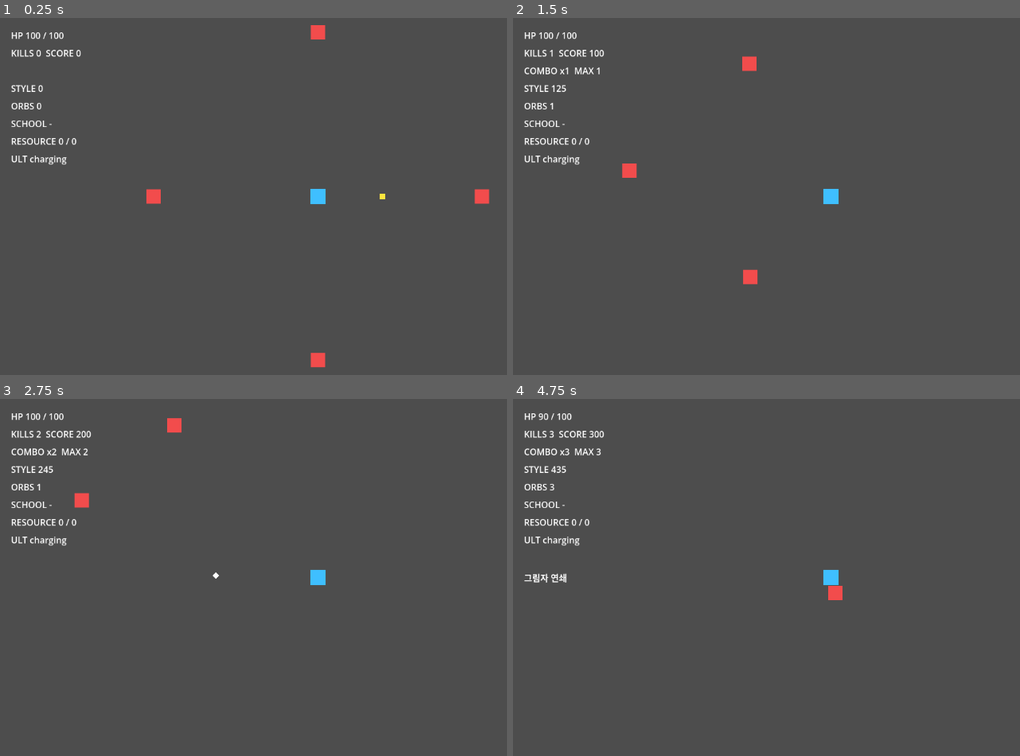
Above: before the commit, frames 1-4 (two rows, left to right).
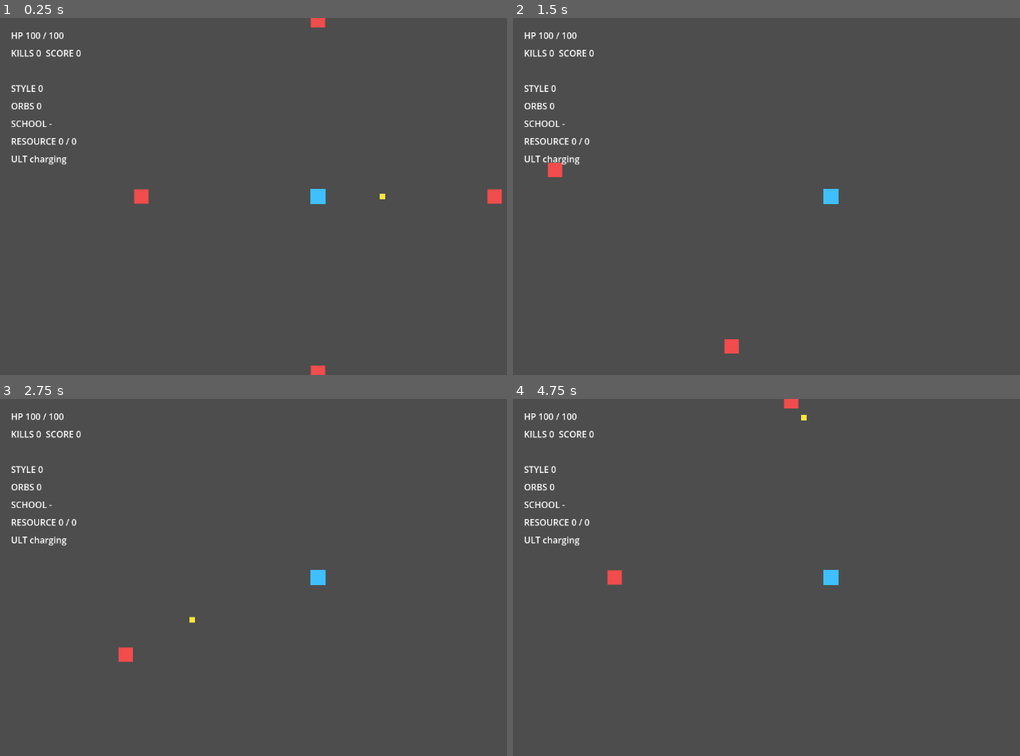
Above: after the commit, the same moments.

Repository: alsdmlals4-eng/ninja-survival-godot
Game: Godot game, scene res://scenes/main/main_scene.tscn
Same seed, same stepped clock (60 frames per second), same inputs: the game is played once before the commit and once after it.
Inputs:
- Up to frame 1 (0.25 s): no input
- Up to frame 2 (1.5 s): tap Enter (ui_accept) at 0.5 s; hold Right (ui_right) 0.53-1.28 s; hold Enter (ui_accept) 0.53-1.28 s; hold Down (ui_down) from 1.28 s (still down); tap 1 at 1.35 s
- Up to frame 3 (2.75 s): tap Enter (ui_accept) at 1.52, 1.55, 1.82 s; release Down (ui_down) at 2.03 s; hold Right (ui_right) from 2.03 s (still down); hold Enter (ui_accept) from 2.03 s (still down); tap 2 at 2.1 s
- Up to frame 4 (4.75 s): release Right (ui_right) at 2.78 s; release Enter (ui_accept) at 2.78 s; hold Up (ui_up) 2.78-3.53 s; tap 3 at 2.85 s; tap Enter (ui_accept) at 3.02, 3.05, 3.32, 4.35, 4.52 s; hold Enter (ui_accept) 3.53-4.28 s; hold Left (ui_left) from 3.53 s (still down); tap 4 at 3.6 s

The runs differ from the first frame. In frame 1, 0.8% of the frame differs, in the area x 26-100%, y 0-100%; in frame 2, 0.9%, in the area x 2-49%, y 8-94%; in frame 3, 0.7%; in frame 4, 0.8%.
Error after the commit: Invalid access to property or key 'school_selected' on a base object of type 'null instance'. (res://scripts/core/main_controller.gd:27)

Commit message:
feat: integrate MVP-2 school run lifecycle

Diff:
--- a/scripts/core/main_controller.gd
+++ b/scripts/core/main_controller.gd
@@ -8,7 +8,10 @@
 @onready var game_state: GameState = $GameState
 @onready var combat_ddd: CombatDDDTracker = $CombatDDD
 @onready var player: PlayerController = $Player
+@onready var auto_attack: AutoAttackController = $Player/AutoAttack
 @onready var wave_spawner: WaveSpawner = $WaveSpawner
+@onready var school_host: SchoolRuntimeHost = $SchoolRuntimeHost
+@onready var school_selection: SchoolSelectionUI = $SchoolSelectionUI
 @onready var hud: HUDController = $HUD
 
 
@@ -21,23 +24,57 @@
 	player.health_changed.connect(hud.set_health)
 	player.died.connect(_on_player_died)
 	wave_spawner.enemy_spawned.connect(_wire_enemy)
+	school_selection.school_selected.connect(_on_school_selected)
+	school_host.resource_changed.connect(hud.set_school_resource)
+	school_host.ultimate_ready_changed.connect(hud.set_ultimate_ready)
+	school_host.school_feedback.connect(hud.show_school_feedback)
 
 	hud.set_health(player.health, player.max_health)
 	hud.set_score(game_state.score, game_state.kill_count)
 	hud.set_combo(combat_ddd.combo_count, combat_ddd.max_combo)
 	hud.set_stylish_score(combat_ddd.stylish_score)
 	hud.set_reward_count(combat_ddd.reward_count)
+	hud.set_ultimate_ready(false)
 
 	wave_spawner.configure(self, player)
+	school_host.configure(player, self)
 
 	for child in get_children():
 		if child.is_in_group("enemies"):
 			_wire_enemy(child)
 
+	_set_combat_enabled(false)
+
 
 func _unhandled_input(event: InputEvent) -> void:
-	if game_over and event.is_action_pressed("ui_accept"):
+	if not event.is_action_pressed("ui_accept"):
+		return
+	if game_over:
 		get_tree().reload_current_scene()
+		return
+	if school_host.selected_school_id != &"":
+		school_host.try_use_ultimate()
+
+
+func _on_school_selected(school_id: StringName) -> void:
+	if game_over:
+		return
+	if not school_host.select_school(school_id):
+		return
+	hud.set_school(school_host.selected_school_name)
+	_set_combat_enabled(true)
+
+
+func _set_combat_enabled(enabled: bool) -> void:
+	var gameplay_mode := Node.PROCESS_MODE_INHERIT if enabled else Node.PROCESS_MODE_DISABLED
+	player.process_mode = gameplay_mode
+	auto_attack.process_mode = Node.PROCESS_MODE_DISABLED
+	wave_spawner.set_spawning_enabled(enabled)
+	wave_spawner.process_mode = gameplay_mode
+
+	for child in get_children():
+		if child.is_in_group("enemies"):
+			child.process_mode = gameplay_mode
 
 
 func _on_enemy_died(enemy: Node) -> void:
@@ -50,6 +87,7 @@
 
 	game_state.register_kill(100)
 	combat_ddd.register_kill()
+	school_host.forward_enemy_died(enemy)
 	_spawn_reward_orb(death_position)
 
 
@@ -89,6 +127,7 @@
 		return
 	game_over = true
 	wave_spawner.set_spawning_enabled(false)
+	school_host.deactivate()
 	_stop_gameplay()
 	hud.show_game_over()
 
